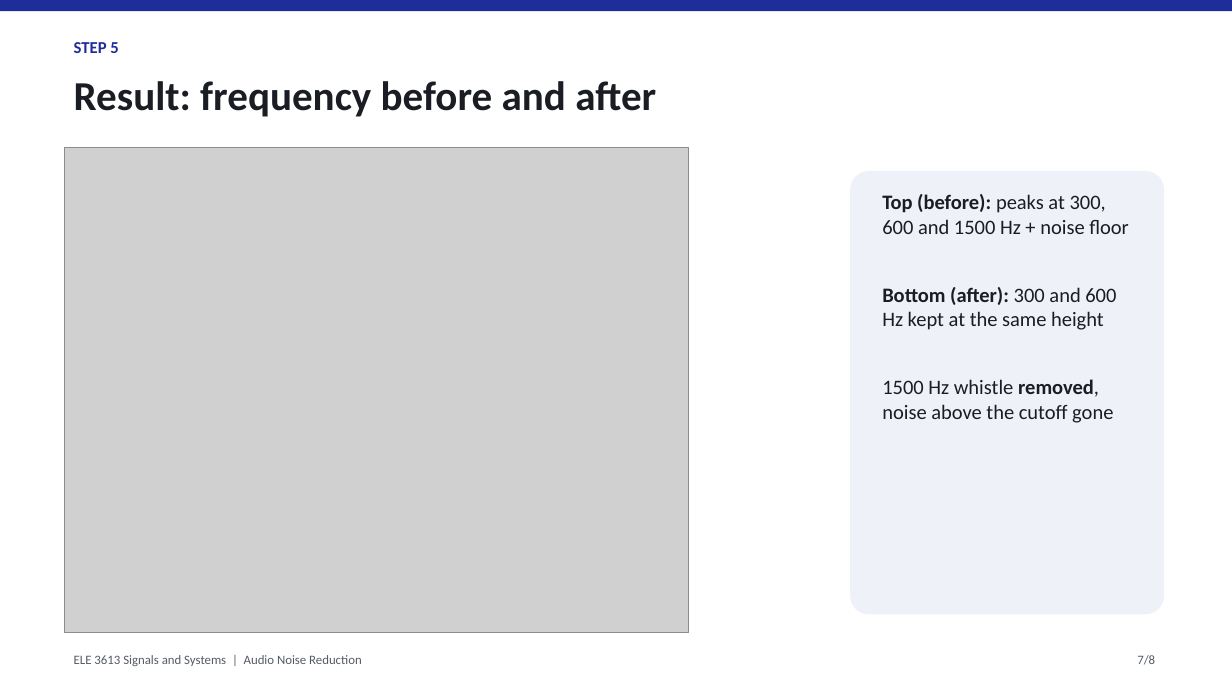
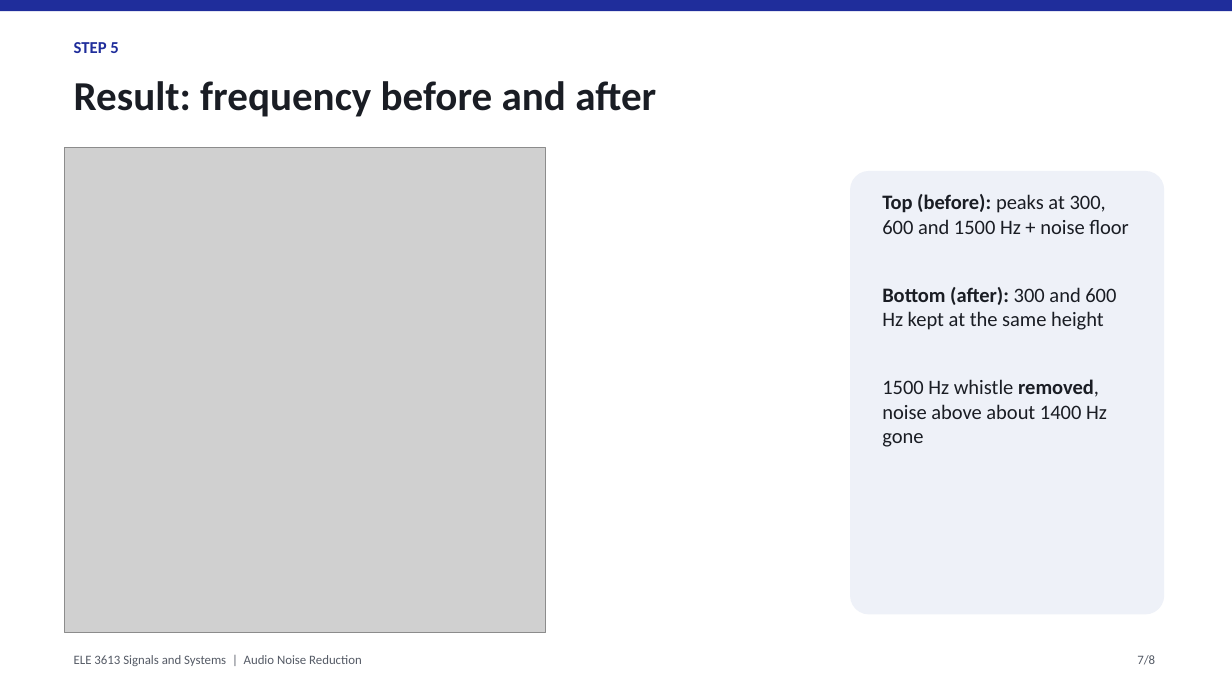
Before and after one commit to sshammaalman-art/Signal-project, a slide deck: slide 7 of AudioNoiseReduction_Presentation.pptx. Drawn at 1232x693 pixels with LibreOffice and Linux fonts; fonts in the diff are those of the drawing; grey boxes stand for pictures. Boxes give left, top, right and bottom in pixels: in the first picture for what was removed or moved away, otherwise in the second. Text is boxed around its words. In the diff, an @@ line names an element or a change of style, - is before the commit and + after.

```diff
--- a/AudioNoiseReduction_Presentation.pptx
+++ b/AudioNoiseReduction_Presentation.pptx
@@ picture: place and size @@
-picture at (65,148,689,633)
+picture at (65,148,545,633)
@@ text at (882,379,1107,447): text changed @@
-1500 Hz whistle removed, noise above the cutoff gone
+1500 Hz whistle removed, noise above about 1400 Hz gone
```
Also in this commit, not shown: 1 other slide changed, 3 other files.
